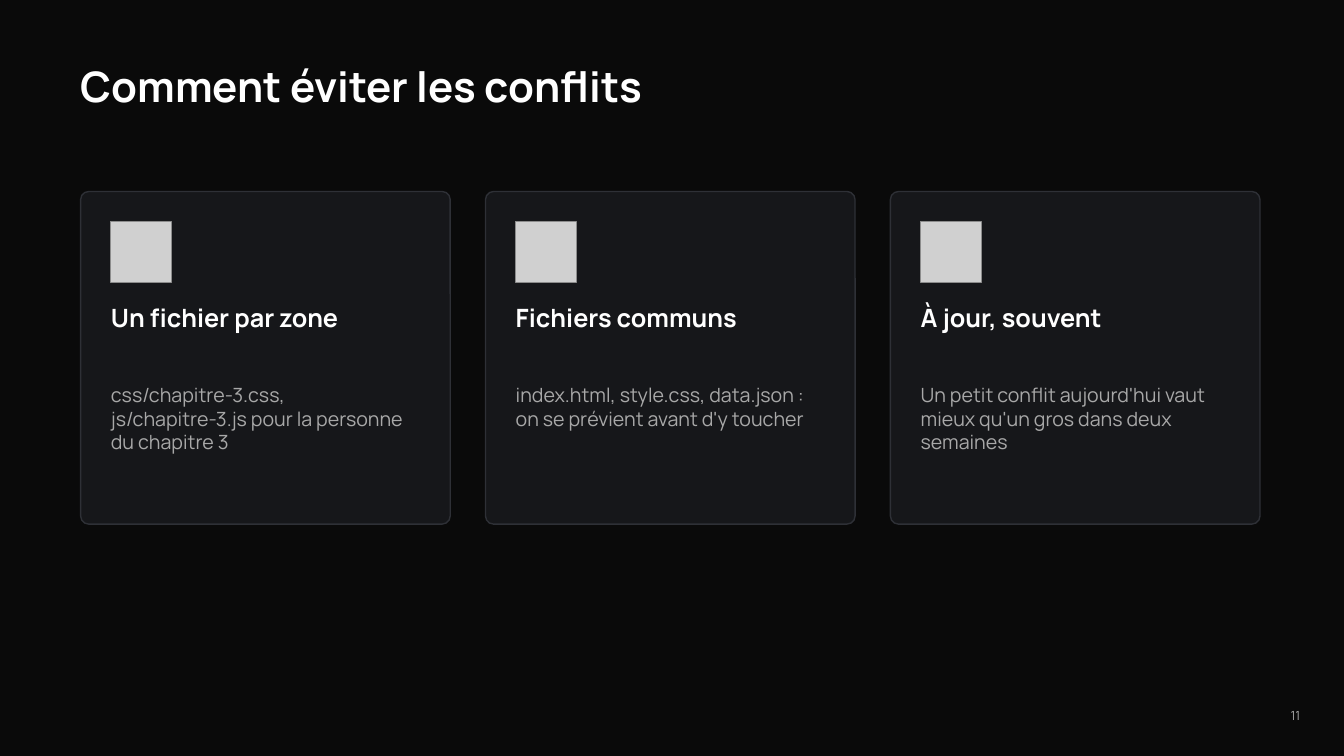
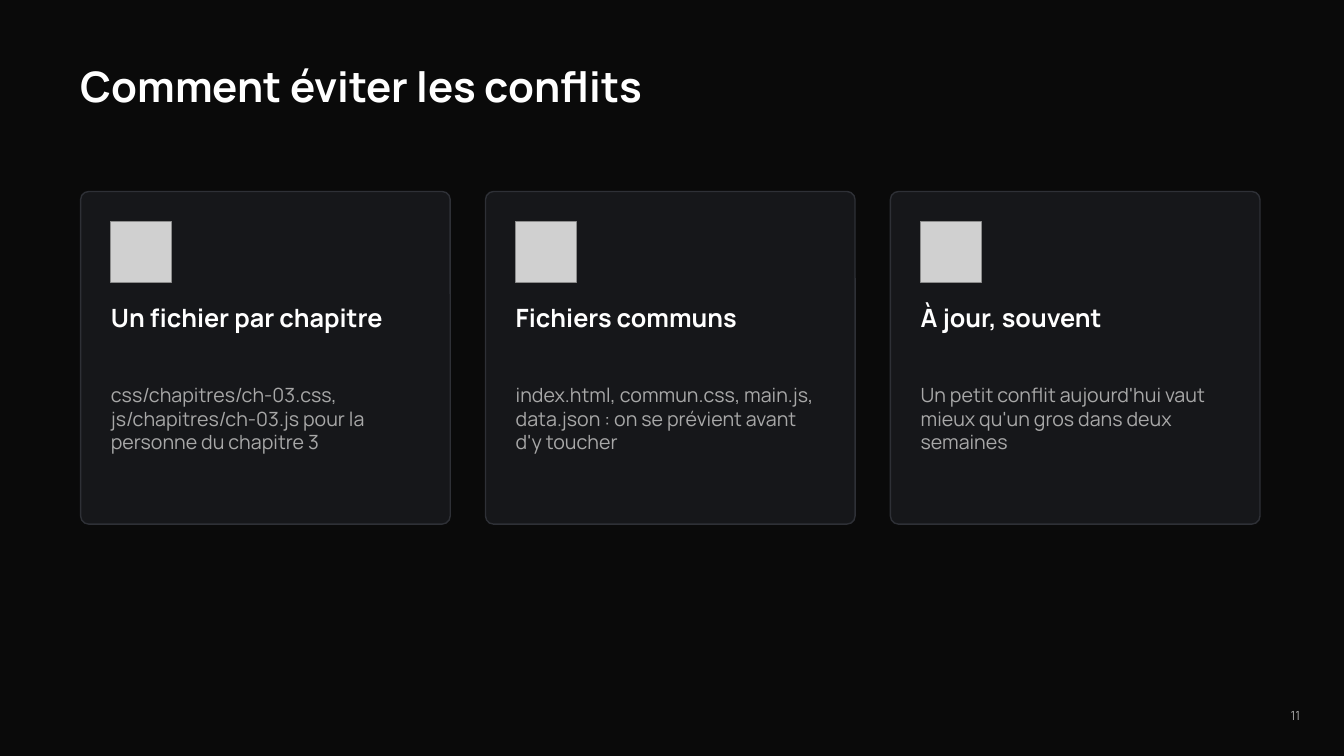
Before and after one commit to tim-montmorency/compendium, a slide deck: slide 11 of docs/582-511-web5/assets/documents/Web5_git-en-equipe.pptx. Drawn at 1344x756 pixels with LibreOffice and Linux fonts; fonts in the diff are those of the drawing; grey boxes stand for pictures. Boxes give left, top, right and bottom in pixels: in the first picture for what was removed or moved away, otherwise in the second. Text is boxed around its words. In the diff, an @@ line names an element or a change of style, - is before the commit and + after.

```diff
--- a/docs/582-511-web5/assets/documents/Web5_git-en-equipe.pptx
+++ b/docs/582-511-web5/assets/documents/Web5_git-en-equipe.pptx
@@ text at (111, 308, 382, 333): text changed @@
-Un fichier par zone
+Un fichier par chapitre
@@ text at (111, 387, 364, 454): text changed @@
-css/chapitre-3.css, js/chapitre-3.js pour la personne du chapitre 3
+css/chapitres/ch-03.css, js/chapitres/ch-03.js pour la personne du chapitre 3
@@ text at (516, 387, 813, 454): text changed @@
-index.html, style.css, data.json : on se prévient avant d'y toucher
+index.html, commun.css, main.js, data.json : on se prévient avant d'y toucher
```
Also in this commit, not shown: 2 other slides changed, 20 other files.
